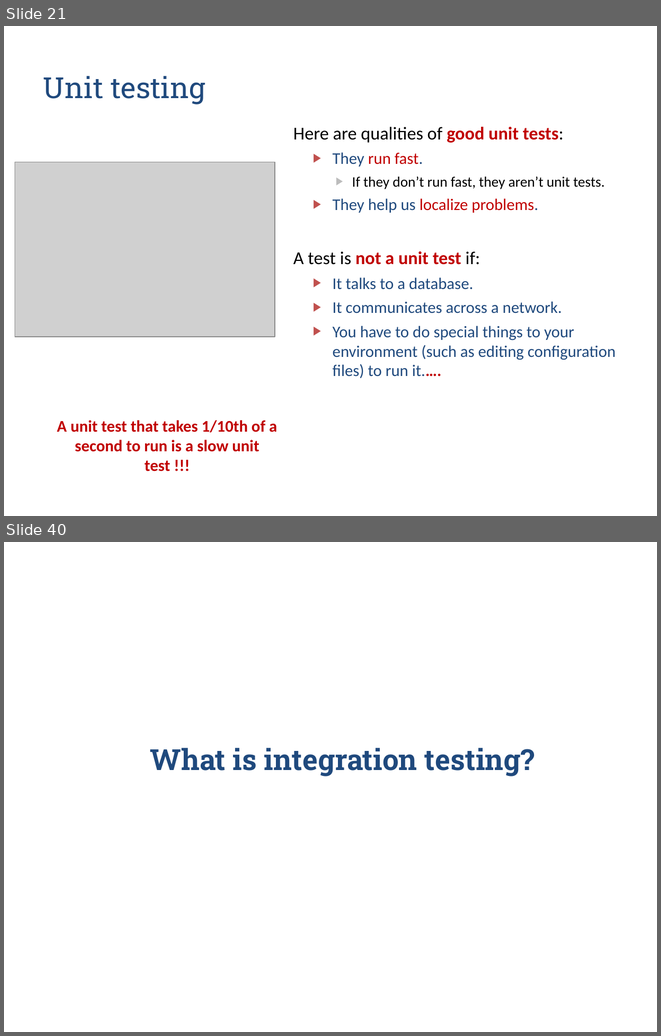
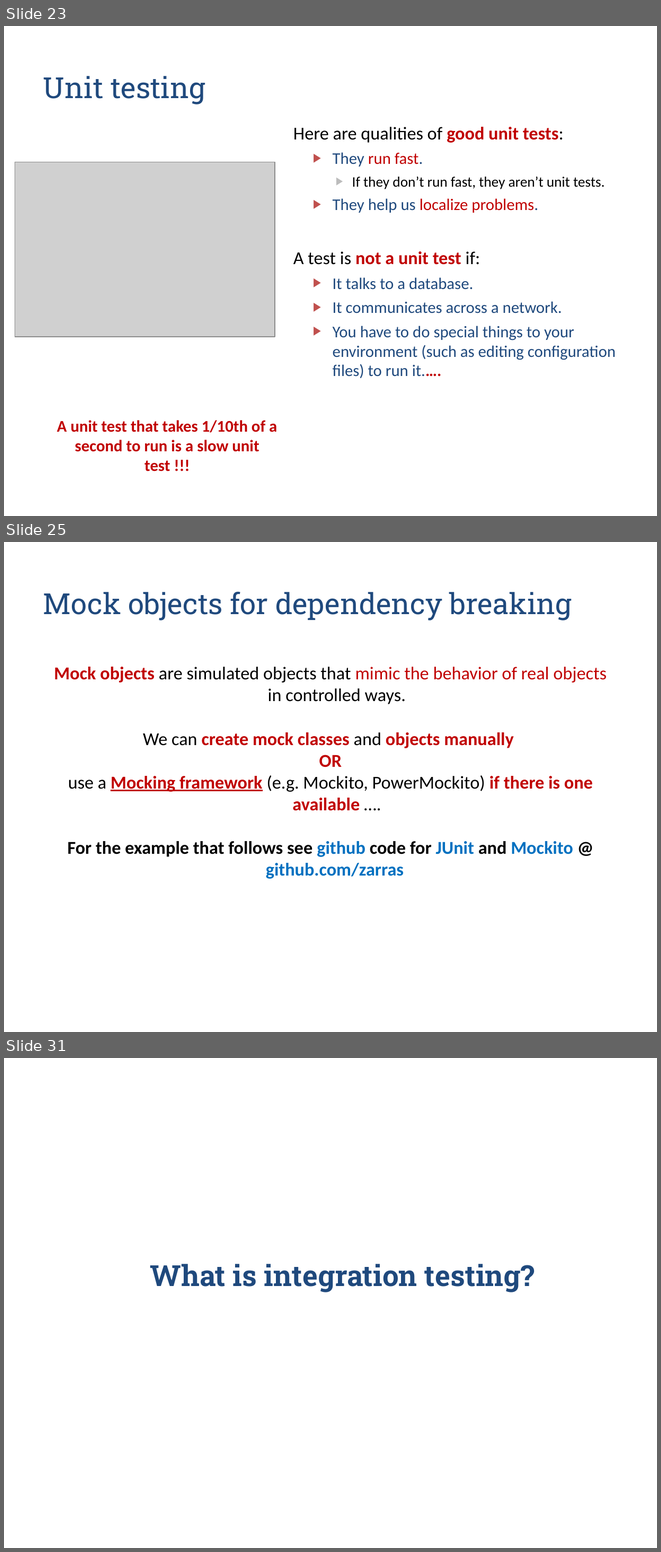
Before and after one commit to zarras/myy803-slides, a slide deck: 6-SoftEng-Testing.ppt. Shown one above the other, each under a label of ours: slides 21 and 40 before the commit, slides 23, 25 and 31 after it; the slides between them are not shown. The pictures are 661x1036 and 661x1552 pixels, drawn with LibreOffice and Linux fonts; fonts in the diff are those of the drawing; grey boxes stand for pictures. Boxes give left, top, right and bottom in pixels: in the first picture for what was removed or moved away, otherwise in the second. Text is boxed around its words. In the diff, an @@ line names an element or a change of style, - is before the commit and + after.

```diff
--- a/6-SoftEng-Testing.ppt
+++ b/6-SoftEng-Testing.ppt
@@ slide 25 added at [4,542,657,1032], background #FFFFFF @@
@@ title added at [43,591,572,620], 32 pt, text #1F497D @@
+Mock objects for dependency breaking
@@ text added at [54,667,607,879], 20 pt, text #000000, bold @@
+Mock objects are simulated objects that mimic the behavior of real objects in controlled ways.
+We can create mock classes and objects manually
+OR
+use a Mocking framework (e.g. Mockito, PowerMockito) if there is one available ….
+For the example that follows see github code for JUnit and Mockito @ github.com/zarras
@@ what was slide 21 is now slide 23 @@
@@ what was slide 40 is now slide 31 @@
```
Also in this commit, not shown: 4 slides changed, 5 other slides added, 14 slides removed, 1 other file.
